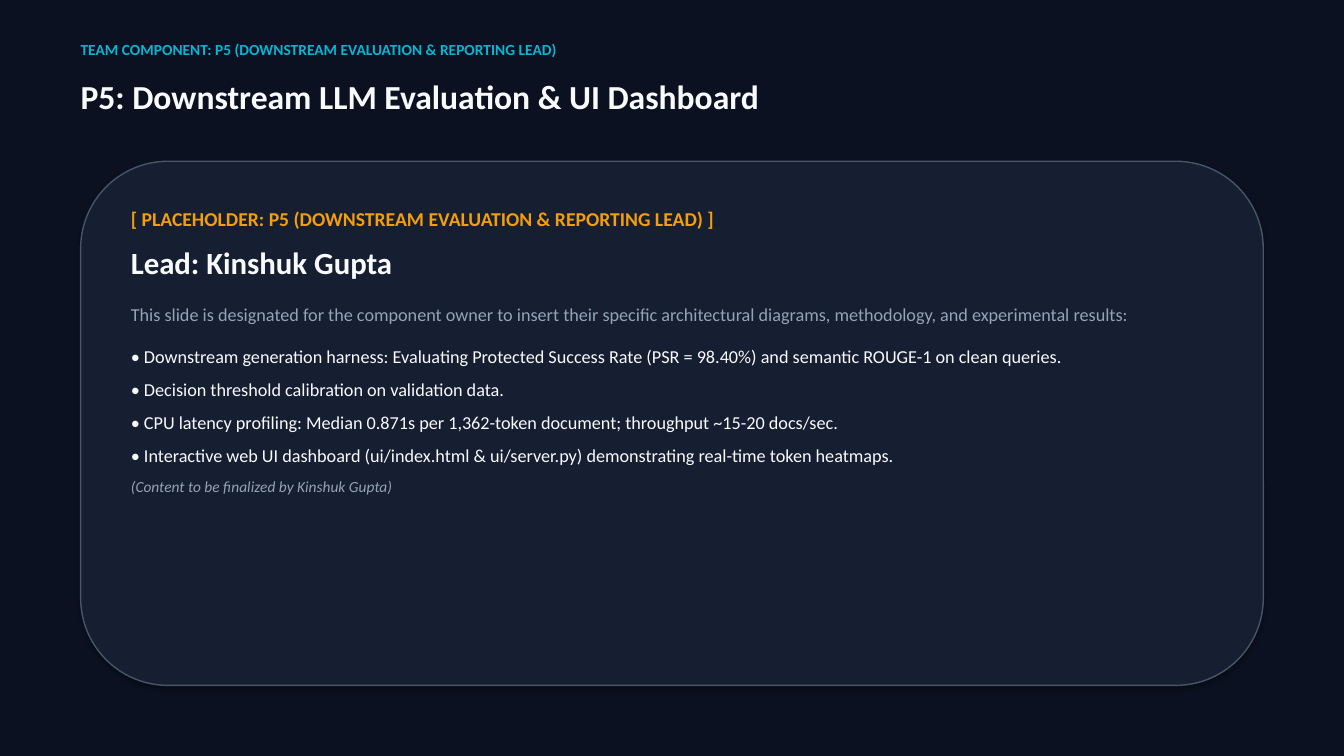
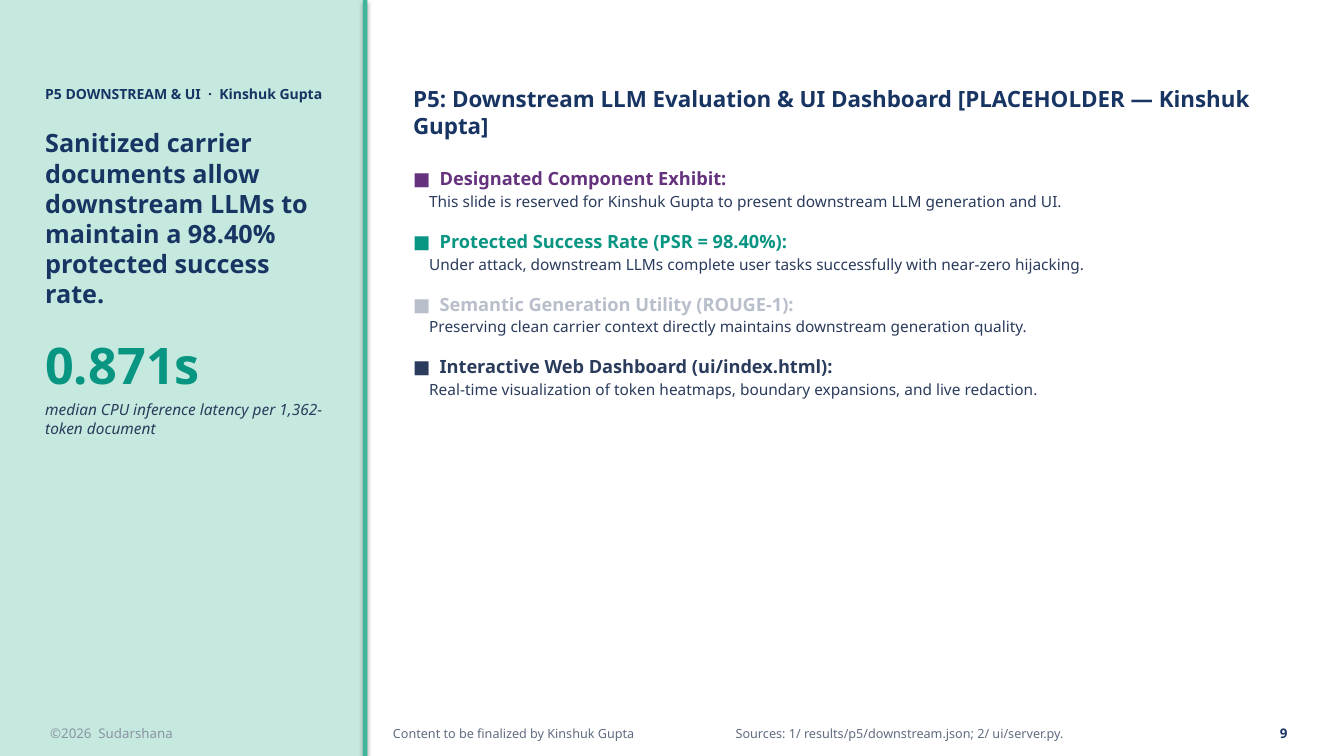
Before and after one commit to HarK-github/Sudarshana, a slide deck: slide 9 of reports/Sudarshana_Project_Presentation.pptx. Drawn at 1344x756 pixels with LibreOffice and Linux fonts; fonts in the diff are those of the drawing. Boxes give left, top, right and bottom in pixels: in the first picture for what was removed or moved away, otherwise in the second. Text is boxed around its words. In the diff, an @@ line names an element or a change of style, - is before the commit and + after.

```diff
--- a/reports/Sudarshana_Project_Presentation.pptx
+++ b/reports/Sudarshana_Project_Presentation.pptx
@@ background #0B1120 to #FFFFFF @@
@@ rectangle added at <box>0,0,363,756</box>, fill #C5E9DF @@
@@ rectangle added at <box>363,0,367,756</box>, fill #3FB59A @@
@@ text removed at <box>81,44,557,57</box> @@
-TEAM COMPONENT: P5 (DOWNSTREAM EVALUATION & REPORTING LEAD)
@@ text added at <box>45,88,323,434</box>, 18 pt, text #173462, bold @@
+P5 DOWNSTREAM & UI · Kinshuk Gupta
+Sanitized carrier documents allow downstream LLMs to maintain a 98.40% protected success rate.
+0.871s
+median CPU inference latency per 1,362-token document
@@ text removed at <box>81,85,759,110</box> @@
-P5: Downstream LLM Evaluation & UI Dashboard
@@ text at <box>413,90,1250,399</box>: text changed; size 13 to 11 pt; font Calibri to Noto Sans; text colour #F8FAFC to #2A3B5C @@
-[ PLACEHOLDER: P5 (DOWNSTREAM EVALUATION & REPORTING LEAD) ]
-Lead: Kinshuk Gupta
-This slide is designated for the component owner to insert their specific architectural diagrams, methodology, and experimental results:
-• Downstream generation harness: Evaluating Protected Success Rate (PSR = 98.40%) and semantic ROUGE-1 on clean queries.
-• Decision threshold calibration on validation data.
-• CPU latency profiling: Median 0.871s per 1,362-token document; throughput ~15-20 docs/sec.
-• Interactive web UI dashboard (ui/index.html & ui/server.py) demonstrating real-time token heatmaps.
-(Content to be finalized by Kinshuk Gupta)
+P5: Downstream LLM Evaluation & UI Dashboard [PLACEHOLDER — Kinshuk Gupta]
+■ Designated Component Exhibit:
+This slide is reserved for Kinshuk Gupta to present downstream LLM generation and UI.
+■ Protected Success Rate (PSR = 98.40%):
+Under attack, downstream LLMs complete user tasks successfully with near-zero hijacking.
+■ Semantic Generation Utility (ROUGE-1):
+Preserving clean carrier context directly maintains downstream generation quality.
+■ Interactive Web Dashboard (ui/index.html):
+Real-time visualization of token heatmaps, boundary expansions, and live redaction.
@@ rounded rectangle removed at <box>81,161,1263,686</box> @@
@@ text added at <box>50,728,172,738</box>, 9.5 pt, text #8A93A3 @@
+©2026 Sudarshana
@@ text added at <box>393,728,634,741</box>, 9 pt, text #5F6B80 @@
+Content to be finalized by Kinshuk Gupta
@@ text added at <box>736,728,1063,741</box>, 9 pt, text #5F6B80 @@
+Sources: 1/ results/p5/downstream.json; 2/ ui/server.py.
@@ text added at <box>1280,728,1288,738</box>, 9.5 pt, text #173462, bold @@
+9
```
Also in this commit, not shown: 6 other slides changed, 3 slides added, 3 slides removed, 4 other files.
